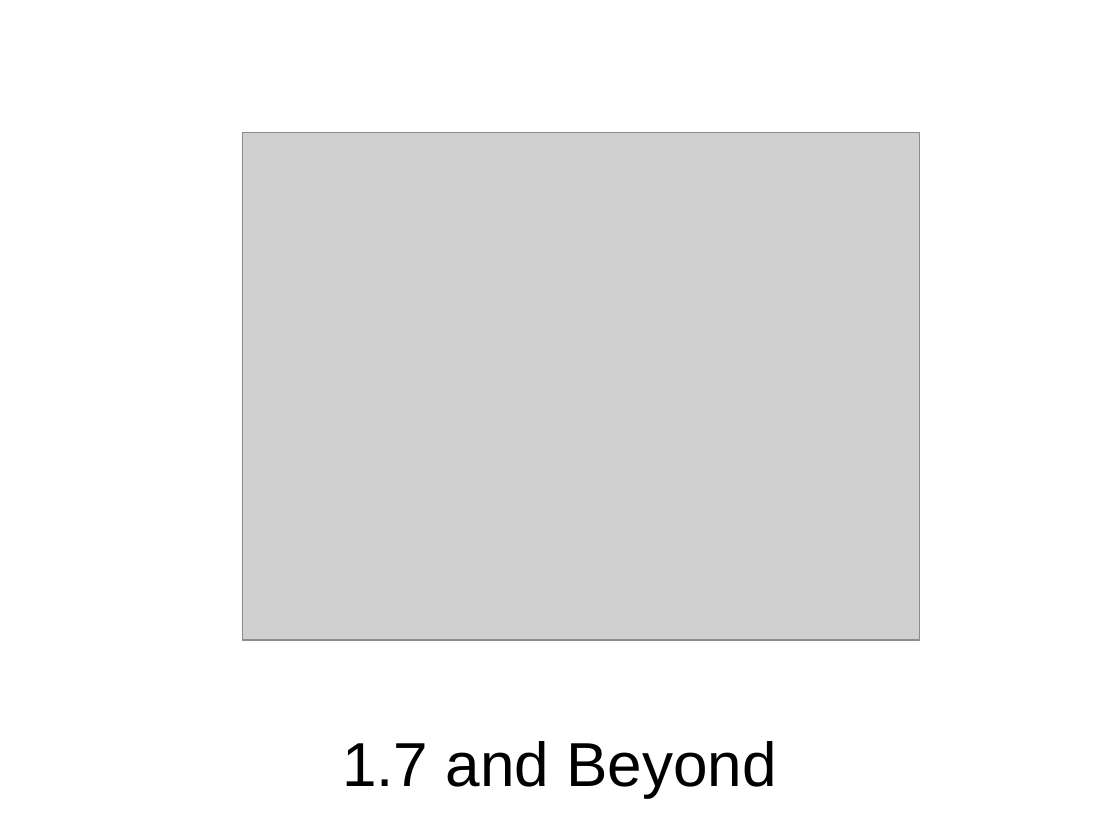
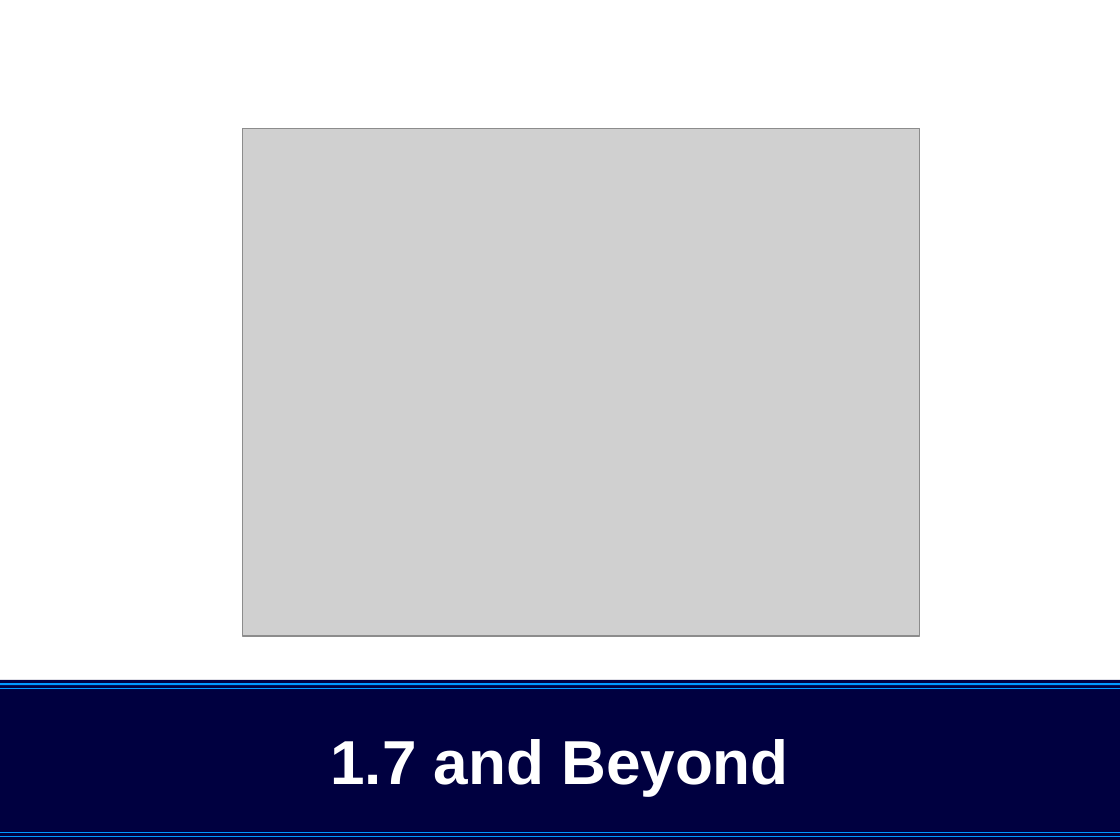
Before and after one commit to josesimoes/TortoiseSVN, a slide deck: slide 1 of doc/presentations/Subversion Live 2011/tsvn17andbeyond.odp. Drawn at 1120x840 pixels with LibreOffice and Linux fonts; fonts in the diff are those of the drawing; grey boxes stand for pictures. Boxes give left, top, right and bottom in pixels: in the first picture for what was removed or moved away, otherwise in the second. Text is boxed around its words. In the diff, an @@ line names an element or a change of style, - is before the commit and + after.

Commit message:
minor layout tweaks

```diff
--- a/doc/presentations/Subversion Live 2011/tsvn17andbeyond.odp
+++ b/doc/presentations/Subversion Live 2011/tsvn17andbeyond.odp
@@ picture: place and size @@
-picture at <box>243,132,921,640</box>
+picture at <box>243,128,921,636</box>
@@ title "1.7 and Beyond": place and size @@
-title "1.7 and Beyond" at <box>342,741,776,798</box>
+title "1.7 and Beyond" at <box>0,680,1120,839</box>
@@ title "1.7 and Beyond" at <box>0,680,1120,839</box>: text colour #000000 to #FFFFFF, bold on; fill none to #000040 @@
@@ line added from (0, 684) to (1120, 684), #0099FF 1.42 pt @@
@@ line added from (0, 688) to (1120, 688), #0099FF 0 pt @@
@@ line added from (0, 832) to (1120, 832), #0099FF 0 pt @@
@@ line added from (0, 836) to (1120, 836), #0099FF 0 pt @@
```
Also in this commit, not shown: 7 other slides changed.
